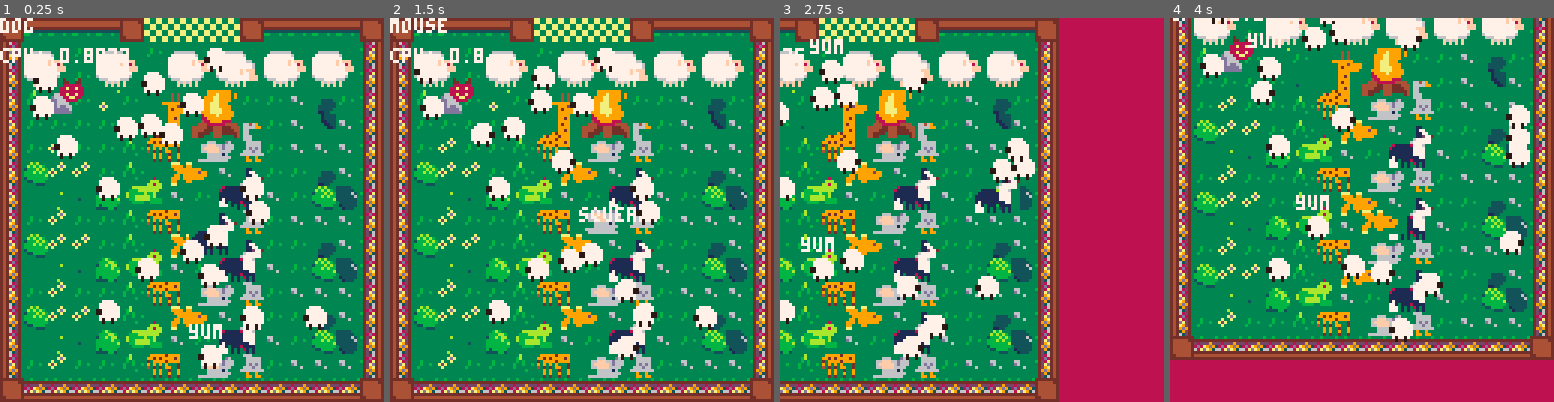
Above: before the commit, frames 1-4 (left to right).
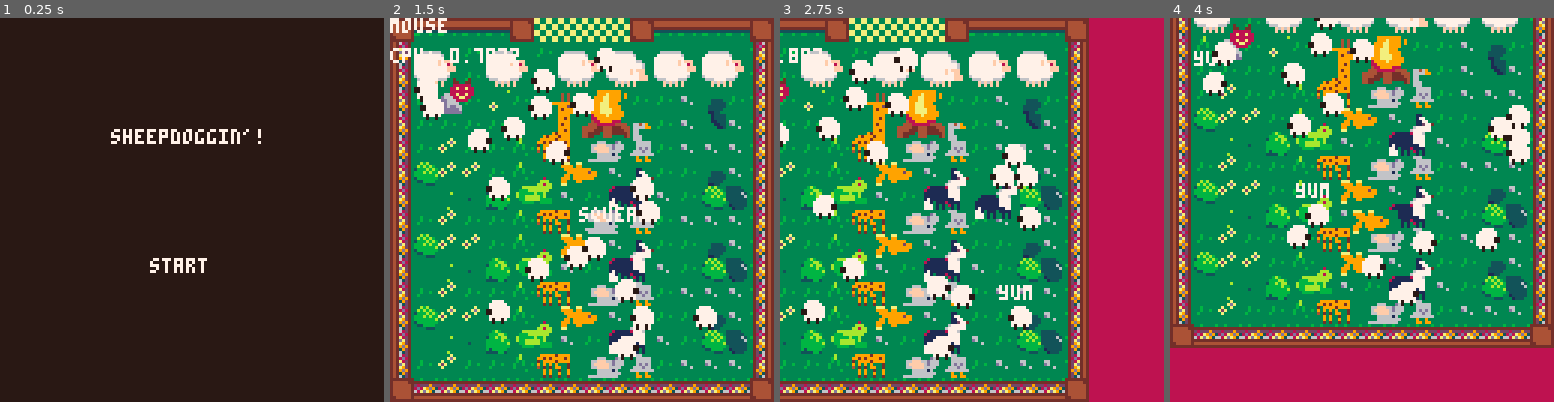
Above: after the commit, the same moments.

Repository: kitasuna/sheepdoggin
Game: PICO-8 cartridge sheepdoggin.p8
Two runs of this game, one before a commit and one after it. Both use one fixed random seed, a clock stepped at 60 frames per second and the inputs below.
Inputs:
- Up to frame 1 (0.25 s): no input
- Up to frame 2 (1.5 s): tap X (X key) at 0.33, 1.07 s; tap O (Z key) at 0.7 s
- Up to frame 3 (2.75 s): hold Right 1.6-2.1 s; tap O (Z key) at 1.7, 2.1, 2.5 s; tap X (X key) at 1.85 s; hold Up 2.15-2.42 s; hold Right from 2.47 s (still down)
- Up to frame 4 (4 s): tap O (Z key) at 2.9, 3.3, 3.7 s; tap X (X key) at 2.97 s; release Right at 3.03 s; hold Left 3.08-3.58 s; hold Down 3.63-3.97 s

The runs differ from the first frame. In frame 1, 99% of the frame differs, in the area x 0-100%, y 0-100%; in frame 2, 2.0%; in frame 3, 49%; in frame 4, 42%.

Commit message:
implement game state

Diff:
--- a/_game.lua
+++ b/_game.lua
@@ -1,7 +1,9 @@
 MAP_WIDTH = 128
 MAP_HEIGHT = 128
 
-function init_game()
+game = {}
+
+function game:init()
   _now = time()
   _last_ts = _now
 
@@ -17,7 +19,7 @@
   _init_animation()
 end
 
-function update_game(dt)
+function game:update(dt)
   player:update()
   sheep_mgr:update(dt)
   -- enemy:update()
@@ -57,7 +59,7 @@
   _update_animation()
 end
 
-function draw_game()
+function game:draw()
   _camera_draw()
   player:draw()
   enemy:draw()
--- a/_title.lua
+++ b/_title.lua
@@ -1,12 +1,56 @@
-function update_title(dt)
-    if btn(4) or btn(5) then
-        __update = update_game
-        __draw = draw_game
+-- title stuff
+title = {}
+
+function title:init()
+end
+
+function title:update(dt)
+    if btnp(4) or btnp(5) then
+        current_gamestate = game
+        current_gamestate:init()
     end
 end
 
-function draw_title(dt)
+function title:draw()
     cls()
     print("sheepdoggin'!", 37, 37, 3)
     print("start", 50, 80, 3)
 end
+
+-- lose stuff
+gameover = {}
+function gameover:init()
+
+end
+
+function gameover:update(dt)
+    if btnp(4) or btnp(5) then
+        current_gamestate = title
+        current_gamestate:init()
+    end
+end
+
+function gameover:draw()
+    cls()
+    print("game over ;_;", 37, 37, 3)
+    print("restart", 50, 80, 3)
+end
+
+-- win stuff
+victory = {}
+function victory:init()
+
+end
+
+function victory:update(dt)
+    if btnp(4) or btnp(5) then
+        current_gamestate = title
+        current_gamestate:init()
+    end
+end
+
+function victory:draw()
+    cls()
+    print("you win!", 37, 37, 3)
+    print("restart", 50, 80, 3)
+end
--- a/sheepdoggin.p8
+++ b/sheepdoggin.p8
@@ -25,19 +25,20 @@
 
 -- main
 function _init()
+  current_gamestate = title
   printh("--init")
-  init_game()
+  --init_game()
 end
 
 function _update60()
   _now = time()
   local dt = _now - _last_ts
-  __update(dt)
+  current_gamestate:update(dt)
   _last_ts = _now
 end
 
 function _draw()
-  __draw()
+  current_gamestate:draw()
 end
 __gfx__
 00000000888888888888888888888888888888888888888888888888888888888888888888888888888888888888888888888888888888888888888888888888
